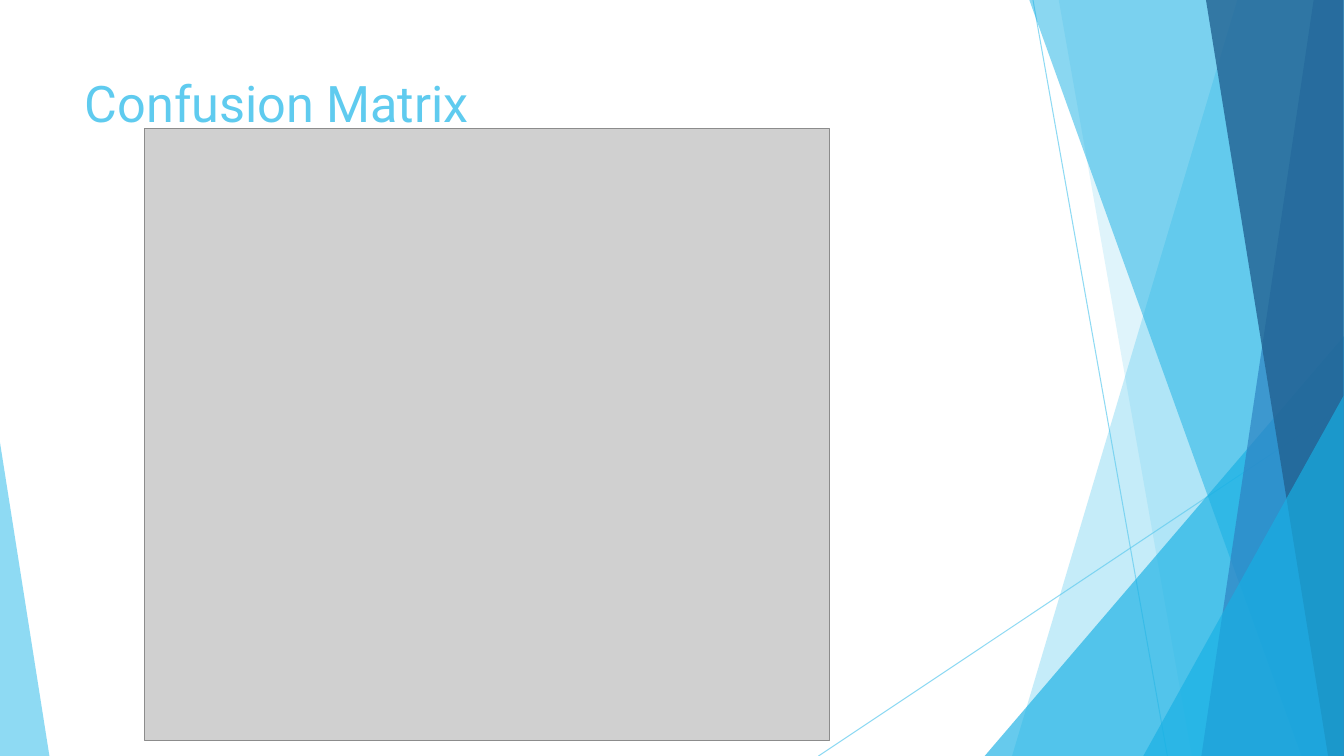
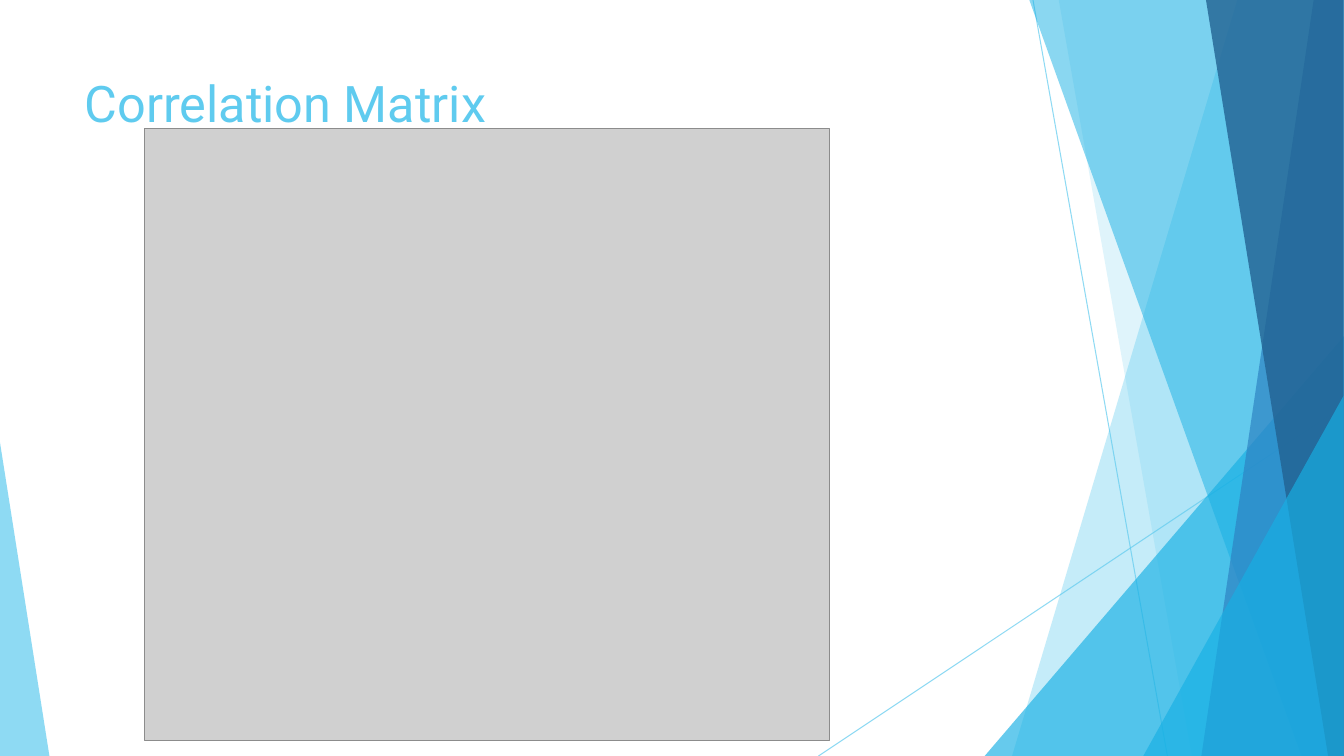
Before and after one commit to Riccardo95Facchini/DIL-2019, a slide deck: slide 19 of Presentation.pptx (slide 20 before the commit). Drawn at 1344x756 pixels with LibreOffice and Linux fonts; fonts in the diff are those of the drawing; grey boxes stand for pictures. Boxes give left, top, right and bottom in pixels: in the first picture for what was removed or moved away, otherwise in the second. Text is boxed around its words. In the diff, an @@ line names an element or a change of style, - is before the commit and + after.

```diff
--- a/Presentation.pptx
+++ b/Presentation.pptx
@@ title at box(85, 84, 486, 134): text changed @@
-Confusion Matrix
+Correlation Matrix
```
Also in this commit, not shown: 4 other slides changed, 1 slide added, 2 slides removed, 26 other files.
